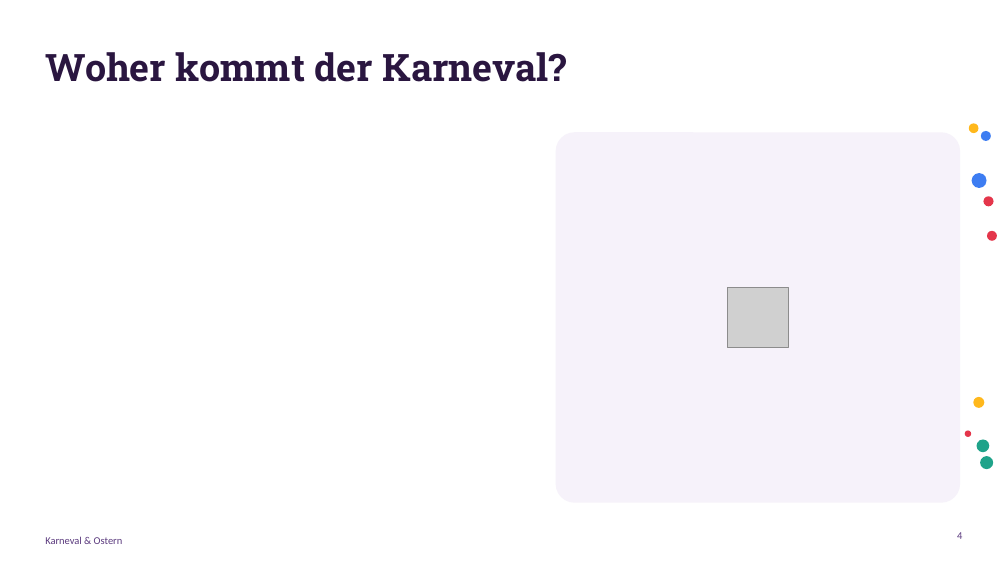
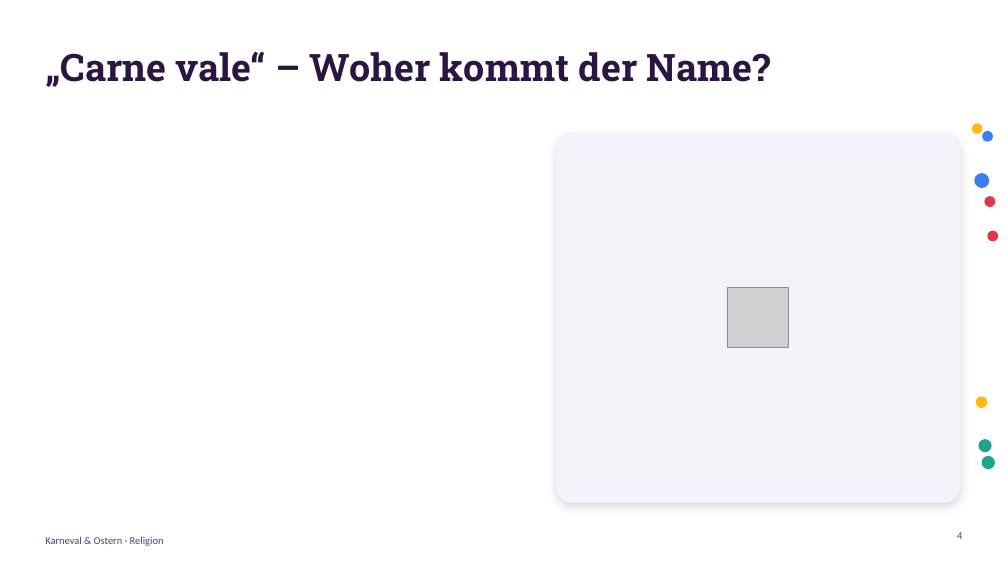
Before and after one commit to Flxrian/Erinnerung, a slide deck: slide 4 of Karneval_und_Ostern.pptx. Drawn at 1008x567 pixels with LibreOffice and Linux fonts; fonts in the diff are those of the drawing; grey boxes stand for pictures. Boxes give left, top, right and bottom in pixels: in the first picture for what was removed or moved away, otherwise in the second. Text is boxed around its words. In the diff, an @@ line names an element or a change of style, - is before the commit and + after.

```diff
--- a/Karneval_und_Ostern.pptx
+++ b/Karneval_und_Ostern.pptx
@@ title at (x1=45, y1=51, x2=771, y2=87): text changed @@
-Woher kommt der Karneval?
+„Carne vale“ – Woher kommt der Name?
@@ rounded rectangle at (x1=556, y1=132, x2=960, y2=503): shadow on; proportions changed @@
@@ ellipse moved from (x1=969, y1=123, x2=979, y2=133) to (x1=972, y1=123, x2=983, y2=134) @@
@@ ellipse removed at (x1=965, y1=430, x2=971, y2=436) @@
@@ text at (x1=45, y1=536, x2=164, y2=546): text changed @@
-Karneval & Ostern
+Karneval & Ostern · Religion
```
Also in this commit, not shown: 6 other slides changed, 9 slides added, 6 slides removed.
